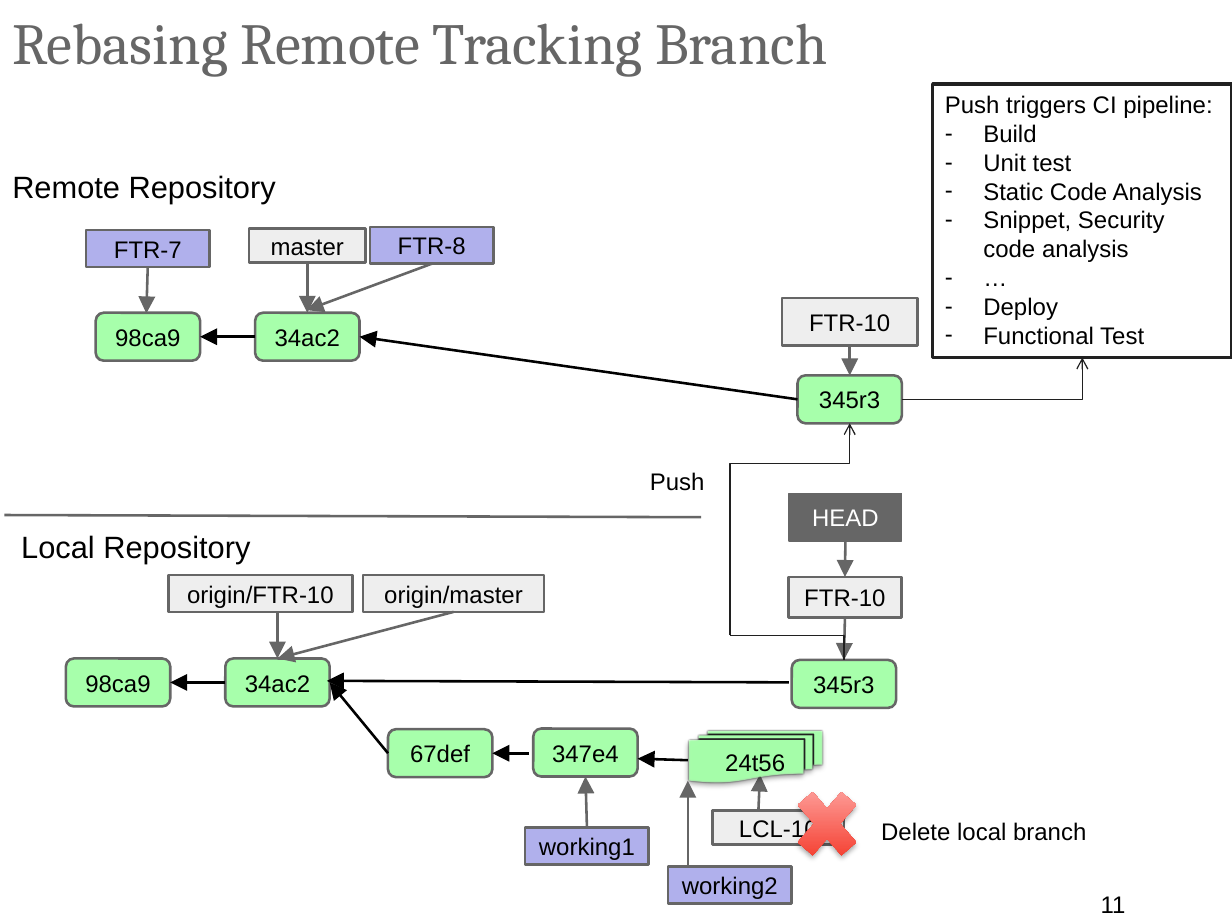
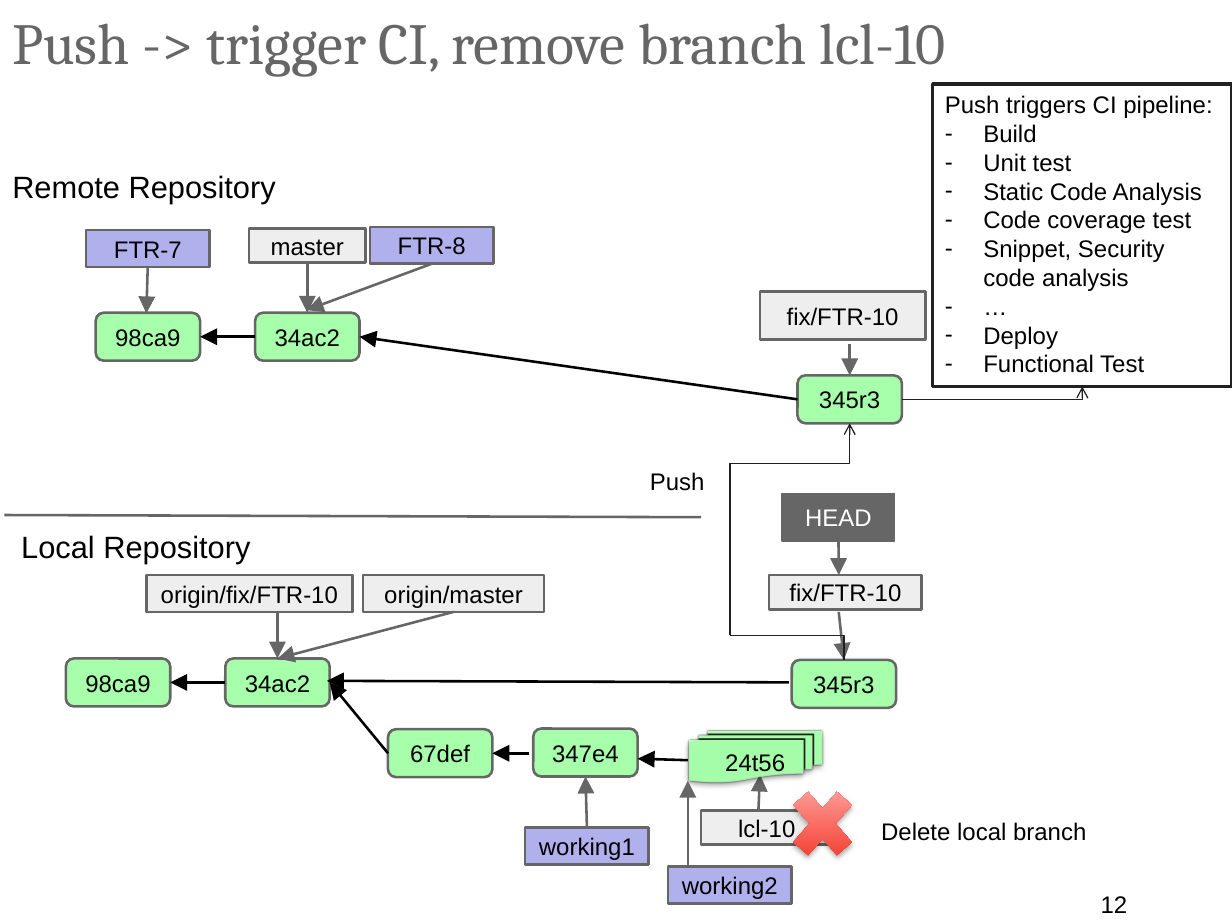
Before and after one commit to ilyaro/mysite, a slide deck: slide 12 of WorkStuff/Courses/Git/Git_Gitlab_Best_Practices/Git_Gitlab_BestPractices.pptx (slide 11 before the commit). Drawn at 1232x924 pixels with LibreOffice and Linux fonts; fonts in the diff are those of the drawing. Boxes give left, top, right and bottom in pixels: in the first picture for what was removed or moved away, otherwise in the second. Text is boxed around its words. In the diff, an @@ line names an element or a change of style, - is before the commit and + after.

```diff
--- a/WorkStuff/Courses/Git/Git_Gitlab_Best_Practices/Git_Gitlab_BestPractices.pptx
+++ b/WorkStuff/Courses/Git/Git_Gitlab_Best_Practices/Git_Gitlab_BestPractices.pptx
@@ title at (12,23,946,77): text changed @@
-Rebasing Remote Tracking Branch
+Push -> trigger CI, remove branch lcl-10
@@ rectangle "Push triggers CI pipeline:": place and size @@
-rectangle "Push triggers CI pipeline:" at (933,84,1232,357)
+rectangle "Push triggers CI pipeline:" at (933,84,1232,387)
@@ text in rectangle at (983,210,1192,233): paragraph added @@
+– Code coverage test
@@ rectangle "fix/FTR-10": place and size @@
-rectangle "fix/FTR-10" at (782,298,918,346)
+rectangle "fix/FTR-10" at (760,292,925,340)
@@ text in rectangle at (787,307,899,326): text changed @@
-FTR-10
+fix/FTR-10
@@ elbow arrow moved from (902, 399) - (1083, 357) to (902, 399) - (1083, 387) @@
@@ rectangle "origin/fix/FTR-10": place and size @@
-rectangle "origin/fix/FTR-10" at (169,575,354,612)
+rectangle "origin/fix/FTR-10" at (147,575,352,612)
@@ text in rectangle at (161,585,338,608): text changed @@
-origin/FTR-10
+origin/fix/FTR-10
@@ rectangle "fix/FTR-10": place and size @@
-rectangle "fix/FTR-10" at (788,577,902,617)
+rectangle "fix/FTR-10" at (769,575,922,610)
@@ text in rectangle at (789,583,901,602): text changed @@
-FTR-10
+fix/FTR-10
@@ arrow moved from (845, 617) - (844, 660) to (839, 612) - (844, 660) @@
@@ 1 rectangle, 1 arrow, 1 cross: place and size @@
-1 rectangle, 1 arrow, 1 cross at (785,493,902,871)
+1 rectangle, 1 arrow, 1 cross at (781,493,896,871)
@@ rectangle "lcl-10": place and size @@
-rectangle "lcl-10" at (713,811,845,845)
+rectangle "lcl-10" at (701,811,833,845)
@@ text in rectangle at (738,819,795,842): text changed @@
-LCL-10
+lcl-10
@@ page number at (1101,896,1128,913): text changed @@
-11
+12
```
Also in this commit, not shown: 16 other slides changed, 1 slide added.
